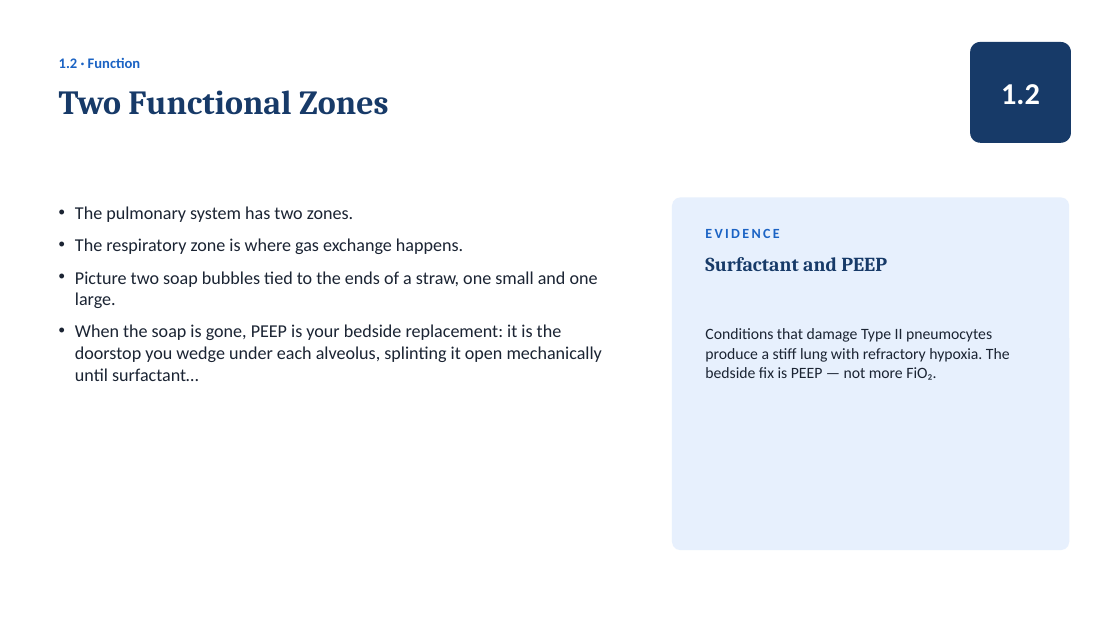
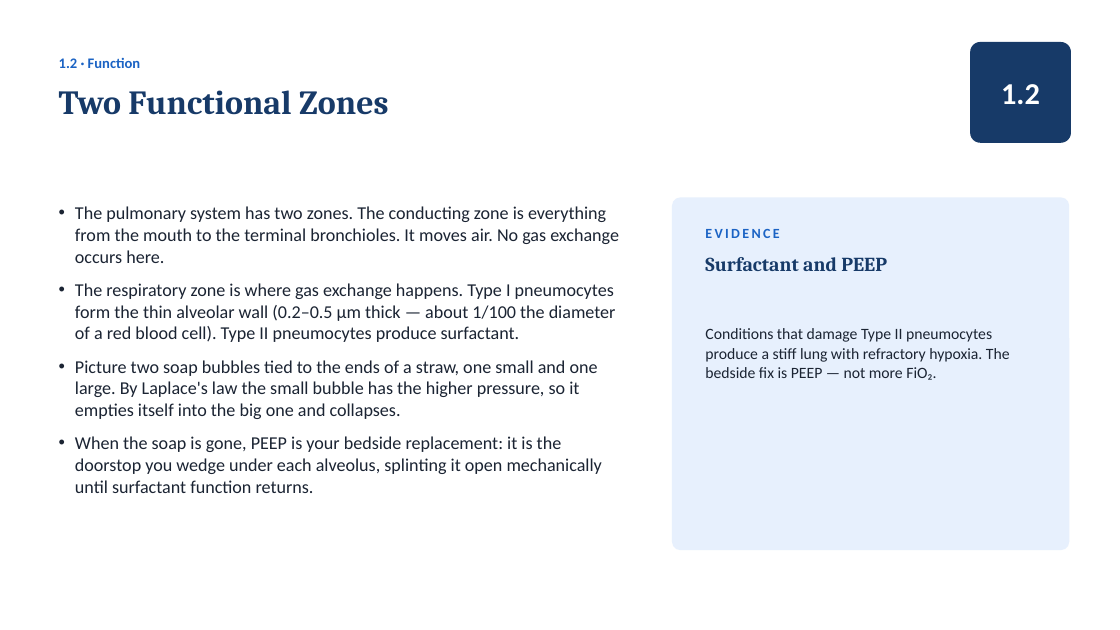
Before and after one commit to amr-kc-protocols/amr-kc-protocols, a slide deck: slide 6 of vta/slides/Ventilator_Academy_Full_Course.pptx. Drawn at 1120x630 pixels with LibreOffice and Linux fonts; fonts in the diff are those of the drawing. Boxes give left, top, right and bottom in pixels: in the first picture for what was removed or moved away, otherwise in the second. Text is boxed around its words. In the diff, an @@ line names an element or a change of style, - is before the commit and + after.

```diff
--- a/vta/slides/Ventilator_Academy_Full_Course.pptx
+++ b/vta/slides/Ventilator_Academy_Full_Course.pptx
@@ text at box(75, 206, 619, 493): text changed @@
-• The pulmonary system has two zones.
-• The respiratory zone is where gas exchange happens.
-• Picture two soap bubbles tied to the ends of a straw, one small and one large.
-• When the soap is gone, PEEP is your bedside replacement: it is the doorstop you wedge under each alveolus, splinting it open mechanically until surfactant…
+• The pulmonary system has two zones. The conducting zone is everything from the mouth to the terminal bronchioles. It moves air. No gas exchange occurs here.
+• The respiratory zone is where gas exchange happens. Type I pneumocytes form the thin alveolar wall (0.2–0.5 µm thick — about 1/100 the diameter of a red blood cell). Type II pneumocytes produce surfactant.
+• Picture two soap bubbles tied to the ends of a straw, one small and one large. By Laplace's law the small bubble has the higher pressure, so it empties itself into the big one and collapses.
+• When the soap is gone, PEEP is your bedside replacement: it is the doorstop you wedge under each alveolus, splinting it open mechanically until surfactant function returns.
```
Also in this commit, not shown: 77 other slides changed, 11 other files.
